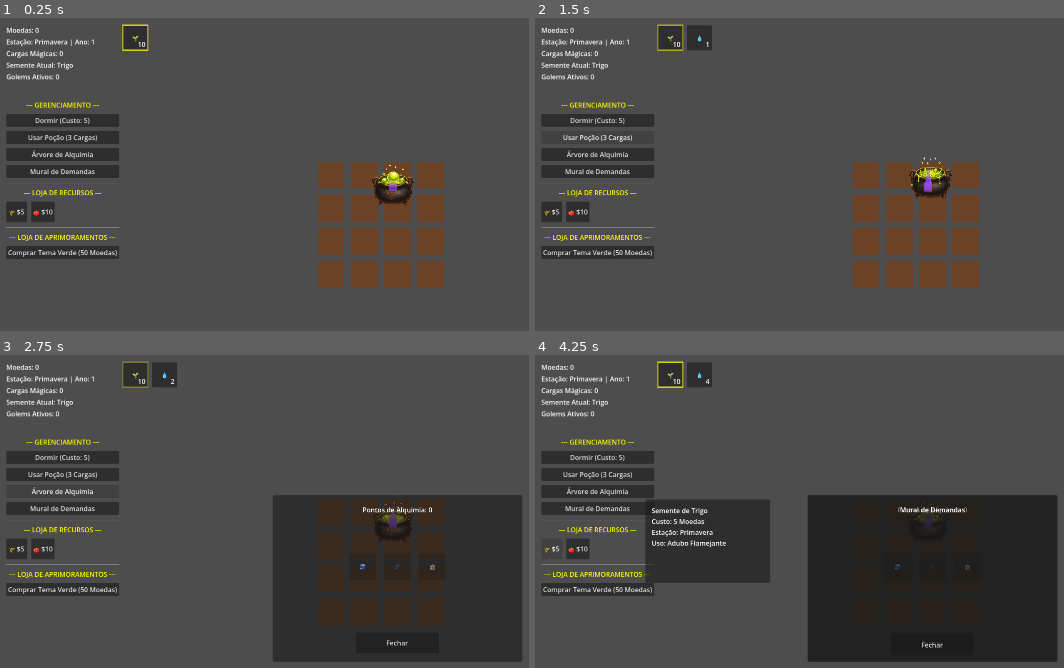
Above: before the commit, frames 1-4 (two rows, left to right).
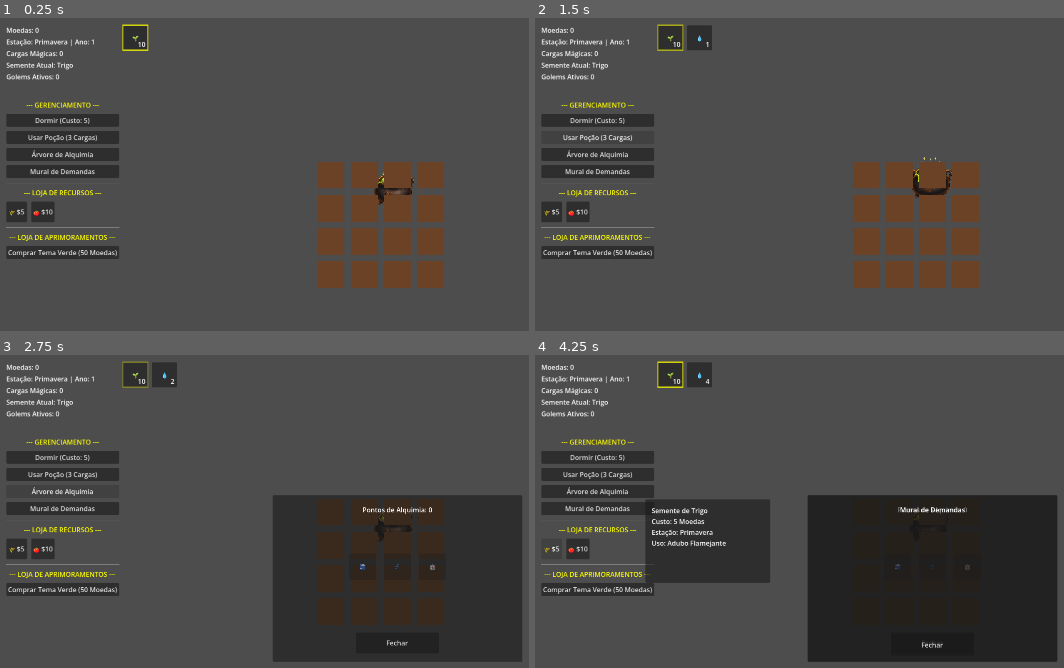
Above: after the commit, the same moments.

Repository: LeandroSatsuki/Cauldron-Crops
Game: Godot game, scene res://Scenes/Main.tscn
Same seed, same stepped clock (60 frames per second), same inputs: the game is played once before the commit and once after it.
Inputs:
- Up to frame 1 (0.25 s): no input
- Up to frame 2 (1.5 s): click "Dormir (Custo: 5)" at 0.5 s; click "Usar Poção (3 Cargas)" at 1.25 s
- Up to frame 3 (2.75 s): click "Árvore de Alquimia" at 2 s
- Up to frame 4 (4.25 s): click "Mural de Demandas" at 2.75 s; click "🌾 $5" at 3.5 s

The runs differ from the first frame. In frame 1, 0.4% of the frame differs, in the area x 70-78%, y 46-60%; in frame 2, 0.4%; in frame 3, 0.3%; in frame 4, less than 0.1%.

Commit message:
remocao total de vfx roxo, escala 0.5 e fix de input

Diff:
--- a/Scenes/Cauldron.tscn
+++ b/Scenes/Cauldron.tscn
@@ -2,7 +2,6 @@
 
 [ext_resource type="Script" path="res://Scripts/Cauldron.gd" id="1_cauldrongd"]
 [ext_resource type="Script" path="res://Scripts/DropSlot.gd" id="2_dropslotgd"]
-[ext_resource type="Texture2D" path="res://Assets/caldeirao_clean_sheet_roxo.png" id="3_roxo"]
 [ext_resource type="Texture2D" path="res://Assets/caldeirao_clean_sheet_verde.png" id="4_verde"]
 [ext_resource type="Script" path="res://Scripts/Area2D_Caldeirao.gd" id="5_areagd"]
 
@@ -37,42 +36,6 @@
 [sub_resource type="AtlasTexture" id="AtlasTexture_v7"]
 atlas = ExtResource("4_verde")
 region = Rect2(768, 256, 256, 256)
-
-[sub_resource type="AtlasTexture" id="AtlasTexture_r0"]
-atlas = ExtResource("3_roxo")
-region = Rect2(0, 0, 256, 256)
-
-[sub_resource type="AtlasTexture" id="AtlasTexture_r1"]
-atlas = ExtResource("3_roxo")
-region = Rect2(256, 0, 256, 256)
-
-[sub_resource type="AtlasTexture" id="AtlasTexture_r2"]
-atlas = ExtResource("3_roxo")
-region = Rect2(512, 0, 256, 256)
-
-[sub_resource type="AtlasTexture" id="AtlasTexture_r3"]
-atlas = ExtResource("3_roxo")
-region = Rect2(768, 0, 256, 256)
-
-[sub_resource type="AtlasTexture" id="AtlasTexture_r4"]
-atlas = ExtResource("3_roxo")
-region = Rect2(0, 256, 256, 256)
-
-[sub_resource type="AtlasTexture" id="AtlasTexture_r5"]
-atlas = ExtResource("3_roxo")
-region = Rect2(256, 256, 256, 256)
-
-[sub_resource type="AtlasTexture" id="AtlasTexture_r6"]
-atlas = ExtResource("3_roxo")
-region = Rect2(512, 256, 256, 256)
-
-[sub_resource type="AtlasTexture" id="AtlasTexture_r7"]
-atlas = ExtResource("3_roxo")
-region = Rect2(768, 256, 256, 256)
-
-[sub_resource type="Curve" id="Curve_smoke"]
-_data = [Vector2(0, 1), 0.0, 0.0, 0, 0, Vector2(1, 0), 0.0, 0.0, 0, 0]
-point_count = 2
 
 [sub_resource type="SpriteFrames" id="SpriteFrames_cauldron"]
 animations = [{
@@ -107,28 +70,28 @@
 }, {
 "frames": [{
 "duration": 1.0,
-"texture": SubResource("AtlasTexture_r0")
-}, {
-"duration": 1.0,
-"texture": SubResource("AtlasTexture_r1")
-}, {
-"duration": 1.0,
-"texture": SubResource("AtlasTexture_r2")
-}, {
-"duration": 1.0,
-"texture": SubResource("AtlasTexture_r3")
-}, {
-"duration": 1.0,
-"texture": SubResource("AtlasTexture_r4")
-}, {
-"duration": 1.0,
-"texture": SubResource("AtlasTexture_r5")
-}, {
-"duration": 1.0,
-"texture": SubResource("AtlasTexture_r6")
-}, {
-"duration": 1.0,
-"texture": SubResource("AtlasTexture_r7")
+"texture": SubResource("AtlasTexture_v0")
+}, {
+"duration": 1.0,
+"texture": SubResource("AtlasTexture_v1")
+}, {
+"duration": 1.0,
+"texture": SubResource("AtlasTexture_v2")
+}, {
+"duration": 1.0,
+"texture": SubResource("AtlasTexture_v3")
+}, {
+"duration": 1.0,
+"texture": SubResource("AtlasTexture_v4")
+}, {
+"duration": 1.0,
+"texture": SubResource("AtlasTexture_v5")
+}, {
+"duration": 1.0,
+"texture": SubResource("AtlasTexture_v6")
+}, {
+"duration": 1.0,
+"texture": SubResource("AtlasTexture_v7")
 }],
 "loop": true,
 "name": &"brewing",
@@ -136,23 +99,23 @@
 }]
 
 [sub_resource type="CircleShape2D" id="CircleShape2D_cauldron"]
-radius = 35.0
+radius = 70.0
 
 [node name="CauldronUI" type="Node2D"]
+scale = Vector2(0.5, 0.5)
 script = ExtResource("1_cauldrongd")
 
 [node name="BaseAnchor" type="Node2D" parent="."]
-position = Vector2(950, 450)
+position = Vector2(1900, 900)
 
 [node name="SpriteCaldeirao" type="AnimatedSprite2D" parent="BaseAnchor"]
 texture_filter = 1
-scale = Vector2(0.5, 0.5)
 sprite_frames = SubResource("SpriteFrames_cauldron")
 animation = &"idle"
 autoplay = "idle"
 
 [node name="Area2D" type="Area2D" parent="."]
-position = Vector2(950, 450)
+position = Vector2(1900, 900)
 input_pickable = true
 script = ExtResource("5_areagd")
 
@@ -161,30 +124,6 @@
 
 [node name="BrewTimer" type="Timer" parent="."]
 one_shot = true
-
-[node name="FumacaParticulas" type="CPUParticles2D" parent="."]
-position = Vector2(950, 410)
-amount = 15
-lifetime = 2.0
-gravity = Vector2(0, -50)
-scale_amount_min = 20.0
-scale_amount_max = 20.0
-scale_amount_curve = SubResource("Curve_smoke")
-color = Color(0.588235, 0.294118, 0.980392, 0.4)
-
-[node name="ExplosaoMagica" type="CPUParticles2D" parent="."]
-position = Vector2(950, 420)
-emitting = false
-amount = 30
-one_shot = true
-explosiveness = 1.0
-spread = 180.0
-gravity = Vector2(0, 0)
-initial_velocity_min = 100.0
-initial_velocity_max = 100.0
-scale_amount_min = 5.0
-scale_amount_max = 5.0
-color = Color(1, 0.843137, 0, 1)
 
 [node name="PopupUI" type="Panel" parent="."]
 visible = false
--- a/Scenes/Main.tscn
+++ b/Scenes/Main.tscn
@@ -7,5 +7,5 @@
 [node name="World" type="Node2D"]
 script = ExtResource("1_maingd")
 
+[node name="CauldronUI" parent="." instance=ExtResource("3_cauldronscene")]
 [node name="UI" parent="." instance=ExtResource("2_uiscene")]
-[node name="CauldronUI" parent="UI" instance=ExtResource("3_cauldronscene")]
--- a/Scripts/Cauldron.gd
+++ b/Scripts/Cauldron.gd
@@ -1,4 +1,6 @@
 extends Node2D
+
+const MOUSE_LEFT = MOUSE_BUTTON_LEFT
 
 @onready var drop_slot_1: Panel = $PopupUI/DropSlot1
 @onready var drop_slot_2: Panel = $PopupUI/DropSlot2
@@ -14,6 +16,7 @@
 	if misturar_button:
 		misturar_button.pressed.connect(_on_misturar_button_pressed)
 	$Area2D.input_pickable = true
+	$Area2D.input_event.connect(_on_area_2d_input_event)
 	$BrewTimer.timeout.connect(_on_brew_timer_timeout)
 
 	var btn_fechar = $PopupUI/BtnFechar
@@ -36,18 +39,6 @@
 	else:
 		$BaseAnchor/SpriteCaldeirao.offset.y = -103
 
-func _unhandled_input(event):
-	if event is InputEventMouseButton and event.pressed:
-		print("Clique detectado na tela na posição: ", event.position)
-		# O caldeirão está dentro de uma cena ou é um nó na cena principal?
-		# Vamos verificar se o clique está atingindo a área do caldeirão
-		var mouse_pos = get_global_mouse_position()
-		if $Area2D.get_node("CollisionShape2D").shape.get_rect().has_point($Area2D.to_local(mouse_pos)):
-			print("SUCESSO: Clique atingiu a área do Caldeirão!")
-			abrir_popup()
-		else:
-			print("FALHA: O clique não atingiu a forma de colisão do Caldeirão.")
-
 func abrir_popup() -> void:
 	$PopupUI.show()
 	print("Debug: Caldeirão clicado")
@@ -57,6 +48,12 @@
 		if resultado_label:
 			resultado_label.text = "Resultado: ..."
 
+
+
+func _on_area_2d_input_event(viewport, event, shape_idx):
+	if event is InputEventMouseButton and event.pressed and event.button_index == MOUSE_LEFT:
+		print("DEBUG: Caldeirão capturou o clique!")
+		abrir_popup()
 func _on_misturar_button_pressed() -> void:
 	if not drop_slot_1 or not drop_slot_2:
 		return
@@ -188,7 +185,6 @@
 		var nome_exibicao = "Golem" if item_em_producao == "golem_coletor" else item_em_producao
 		ui.criar_texto_flutuante("Sucesso: " + nome_exibicao + "!", $BaseAnchor/SpriteCaldeirao.global_position, Color.GREEN)
 
-	$ExplosaoMagica.emitting = true
 	$BaseAnchor/SpriteCaldeirao.play("idle")
 	estado_atual = "IDLE"
 	item_em_producao = ""
